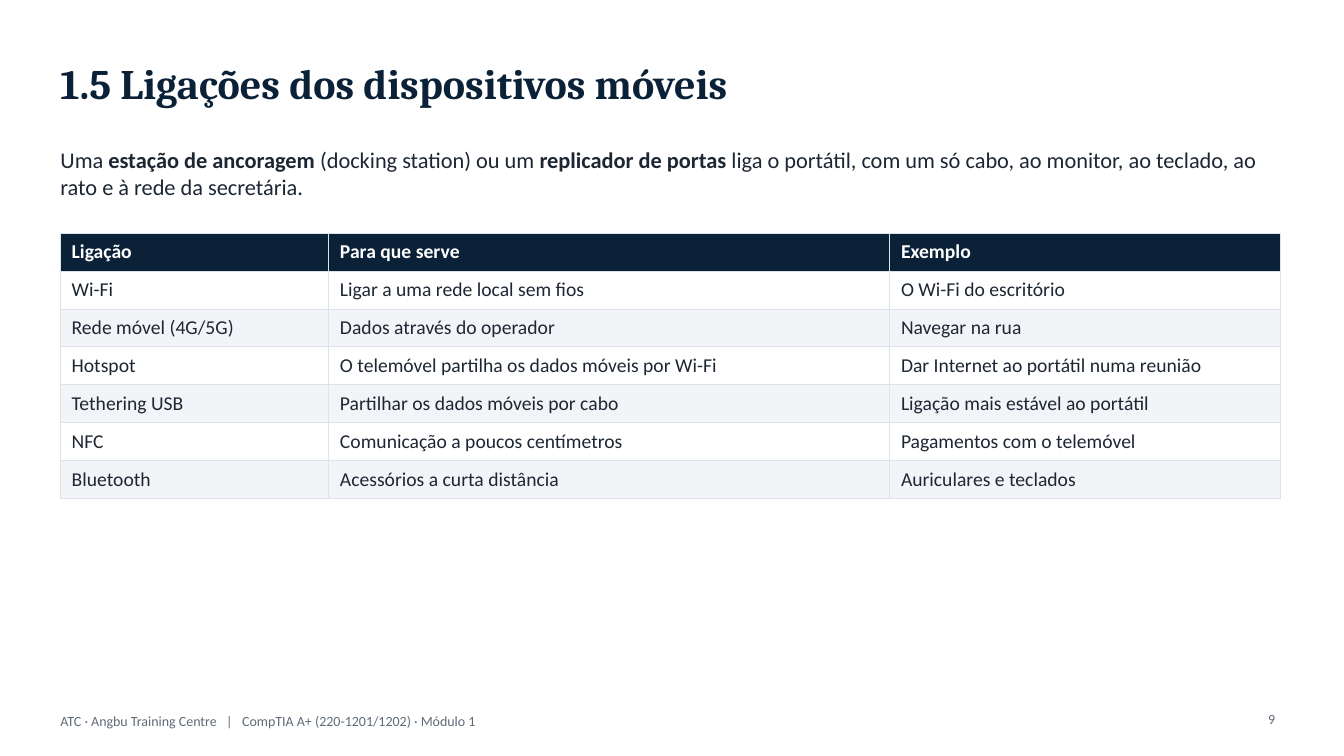
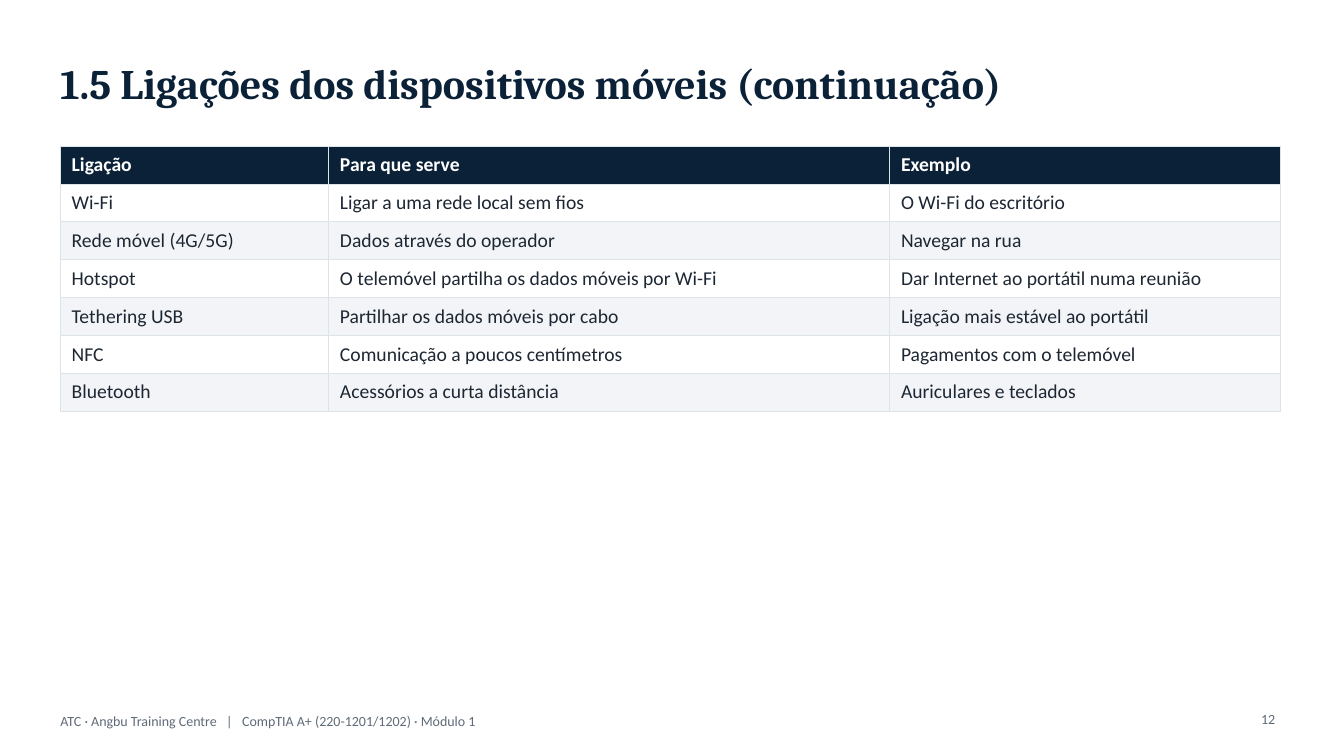
Before and after one commit to almeidaojose36/atc_lms, a slide deck: slide 12 of producao/apresentacoes/CompTIA_A+_Modulo1.pptx (slide 9 before the commit). Drawn at 1344x756 pixels with LibreOffice and Linux fonts; fonts in the diff are those of the drawing; background and template pictures are left out. Boxes give left, top, right and bottom in pixels: in the first picture for what was removed or moved away, otherwise in the second. Text is boxed around its words. In the diff, an @@ line names an element or a change of style, - is before the commit and + after.

```diff
--- a/producao/apresentacoes/CompTIA_A+_Modulo1.pptx
+++ b/producao/apresentacoes/CompTIA_A+_Modulo1.pptx
@@ title at (60,68,1001,109): text changed @@
-1.5 Ligações dos dispositivos móveis
+1.5 Ligações dos dispositivos móveis (continuação)
@@ table: place and size @@
-table at (60,233,1280,490)
+table at (60,146,1280,402)
@@ text removed at (60,152,1255,195) @@
-Uma estação de ancoragem (docking station) ou um replicador de portas liga o portátil, com um só cabo, ao monitor, ao teclado, ao rato e à rede da secretária.
@@ page number at (1261,715,1275,724): text changed @@
-9
+12
```
Also in this commit, not shown: 3 other slides changed, 5 slides added, 2 slides removed, 27 other files.
